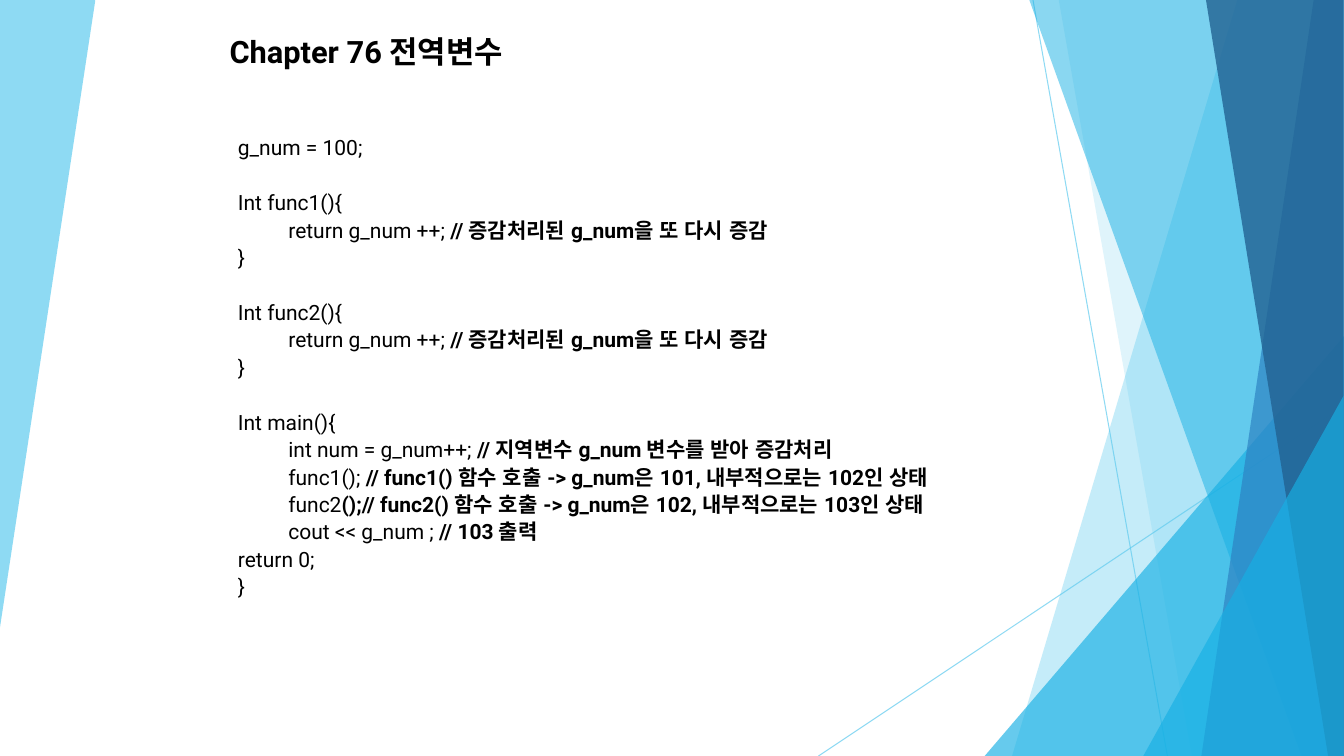
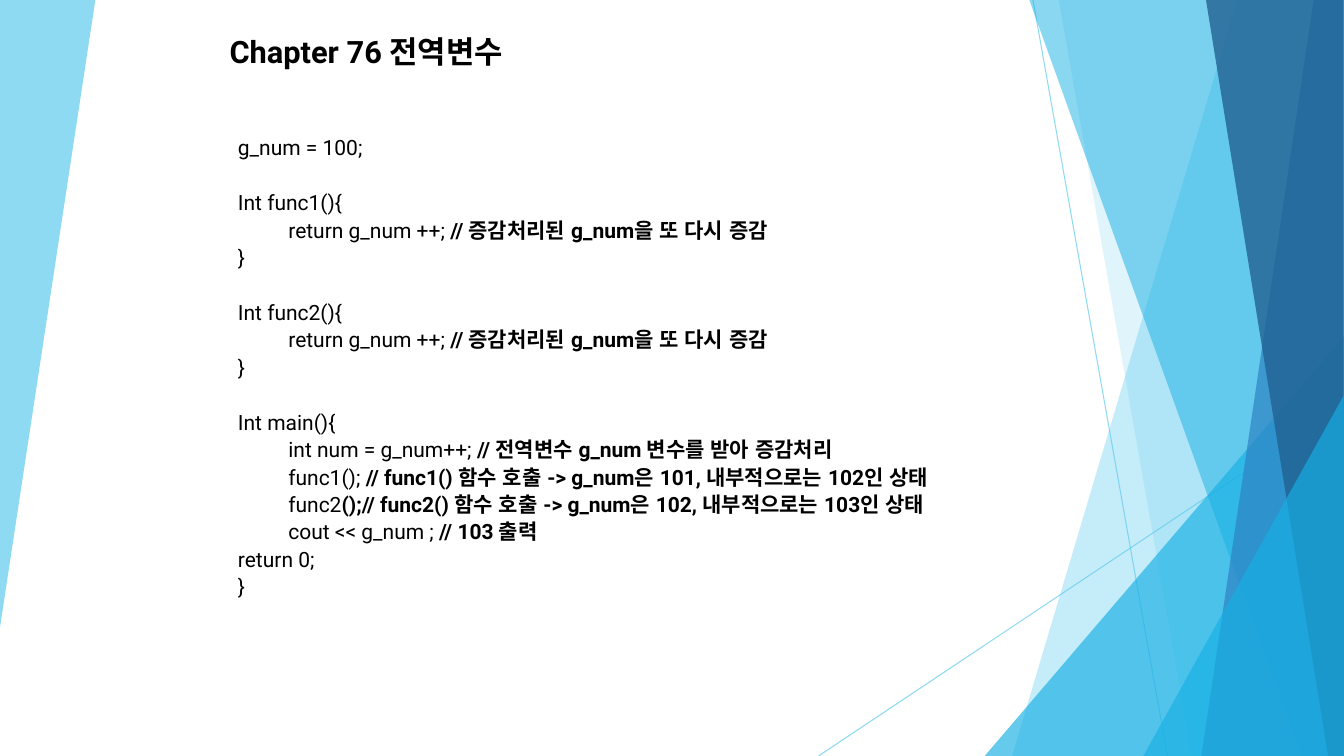
Before and after one commit to Zoselro/C-200, a slide deck: slide 31 of 세미나 자료/C++ 세미나 두 번째.pptx. Drawn at 1344x756 pixels with LibreOffice and Linux fonts; fonts in the diff are those of the drawing. Boxes give left, top, right and bottom in pixels: in the first picture for what was removed or moved away, otherwise in the second. Text is boxed around its words. In the diff, an @@ line names an element or a change of style, - is before the commit and + after.

```diff
--- a/세미나 자료/C++ 세미나 두 번째.pptx
+++ b/세미나 자료/C++ 세미나 두 번째.pptx
@@ text at (288, 439, 832, 462): text changed @@
-int num = g_num++; // 지역변수 g_num 변수를 받아 증감처리
+int num = g_num++; // 전역변수 g_num 변수를 받아 증감처리
```
Also in this commit, not shown: 2 other slides changed, 3 other files.
